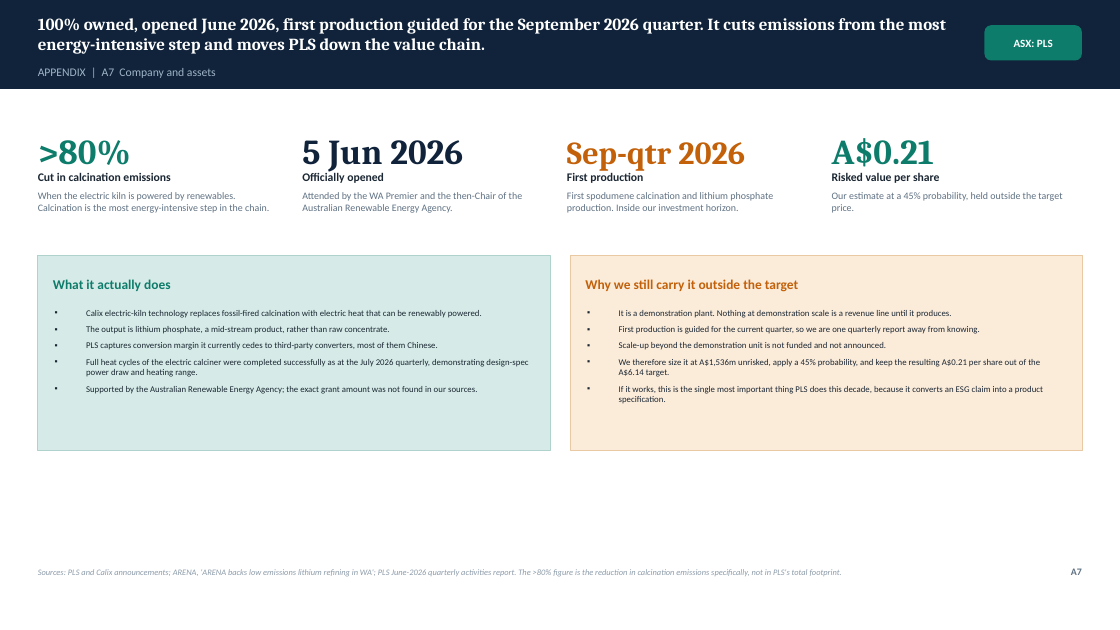
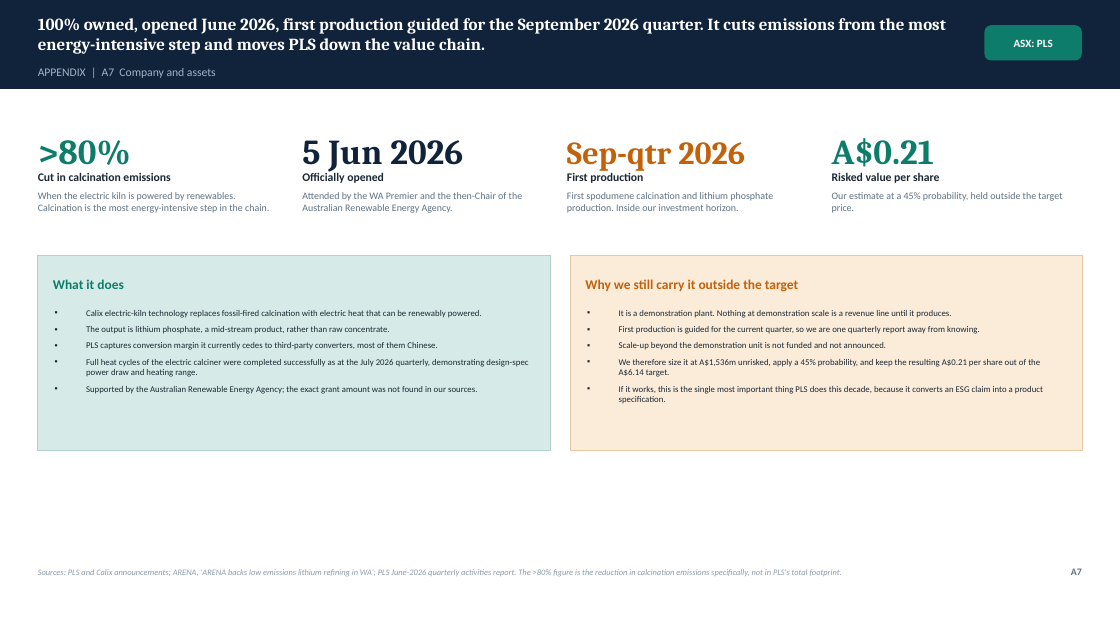
Before and after one commit to SportsSwap/for-claude, a slide deck: slide 27 of deck/PLS_Group_FMAA_2026.pptx. Drawn at 1120x630 pixels with LibreOffice and Linux fonts; fonts in the diff are those of the drawing. Boxes give left, top, right and bottom in pixels: in the first picture for what was removed or moved away, otherwise in the second. Text is boxed around its words. In the diff, an @@ line names an element or a change of style, - is before the commit and + after.

```diff
--- a/deck/PLS_Group_FMAA_2026.pptx
+++ b/deck/PLS_Group_FMAA_2026.pptx
@@ text at (x1=53, y1=279, x2=124, y2=289): text changed @@
-What it actually does
+What it does
```
Also in this commit, not shown: 10 other slides changed, 13 other files.
